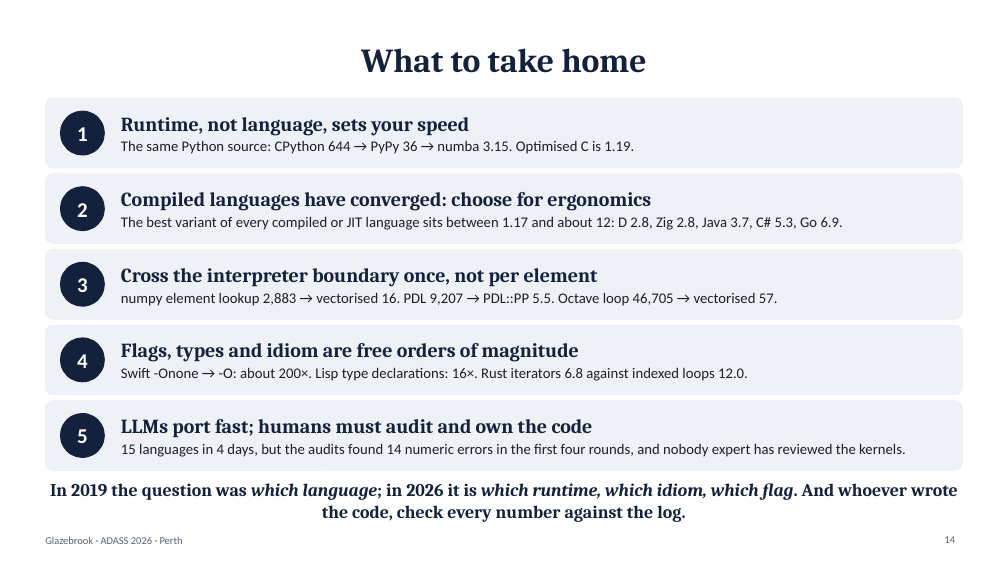
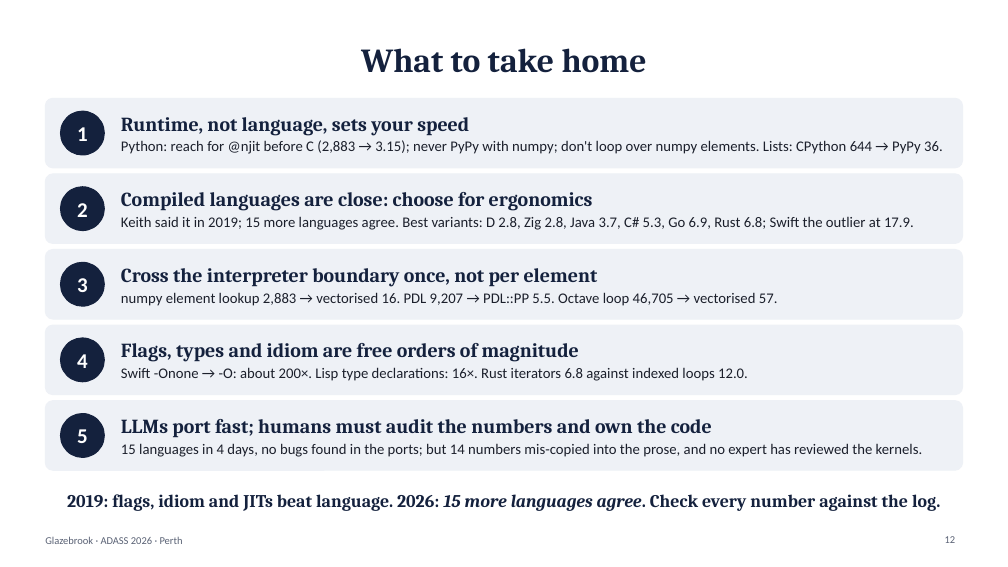
Before and after one commit to karlglazebrook/ADASS2026, a slide deck: slide 12 of talk/ADASS2026-talk.pptx (slide 14 before the commit). Drawn at 1008x567 pixels with LibreOffice and Linux fonts; fonts in the diff are those of the drawing. Boxes give left, top, right and bottom in pixels: in the first picture for what was removed or moved away, otherwise in the second. Text is boxed around its words. In the diff, an @@ line names an element or a change of style, - is before the commit and + after.

Commit message:
Talk: review fixes, cuts to fit 15 min, nerd-snipe cartoon
- Merge the two LLM slides; move per-language ranges to backup (~13 min)
- Credit Keith for numba and compiled-language convergence; closing line
- Split pathological arrow on S5; PyPy + numpy on the Python ladder
- Runtime takeaways on the new-runtimes slide; PDL::PP context on S3
- Take-home: concrete Python advice, corrected compiled range, audit wording
- xkcd-style 'pull requests welcome' cartoon on the thanks slide

```diff
--- a/talk/ADASS2026-talk.pptx
+++ b/talk/ADASS2026-talk.pptx
@@ text at (121,140,943,154): text changed @@
-The same Python source: CPython 644 → PyPy 36 → numba 3.15. Optimised C is 1.19.
+Python: reach for @njit before C (2,883 → 3.15); never PyPy with numpy; don't loop over numpy elements. Lists: CPython 644 → PyPy 36.
@@ text at (121,192,914,230): text changed @@
-Compiled languages have converged: choose for ergonomics
-The best variant of every compiled or JIT language sits between 1.17 and about 12: D 2.8, Zig 2.8, Java 3.7, C# 5.3, Go 6.9.
+Compiled languages are close: choose for ergonomics
+Keith said it in 2019; 15 more languages agree. Best variants: D 2.8, Zig 2.8, Java 3.7, C# 5.3, Go 6.9, Rust 6.8; Swift the outlier at 17.9.
@@ text at (121,419,923,457): text changed @@
-LLMs port fast; humans must audit and own the code
-15 languages in 4 days, but the audits found 14 numeric errors in the first four rounds, and nobody expert has reviewed the kernels.
+LLMs port fast; humans must audit the numbers and own the code
+15 languages in 4 days, no bugs found in the ports; but 14 numbers mis-copied into the prose, and no expert has reviewed the kernels.
@@ text at (67,494,940,511): text changed @@
-In 2019 the question was which language; in 2026 it is which runtime, which idiom, which flag. And whoever wrote the code, check every number against the log.
+2019: flags, idiom and JITs beat language. 2026: 15 more languages agree. Check every number against the log.
@@ page number at (945,536,956,543): text changed @@
-14
+12
```
Also in this commit, not shown: 10 other slides changed, 1 slide removed, 4 other files.
